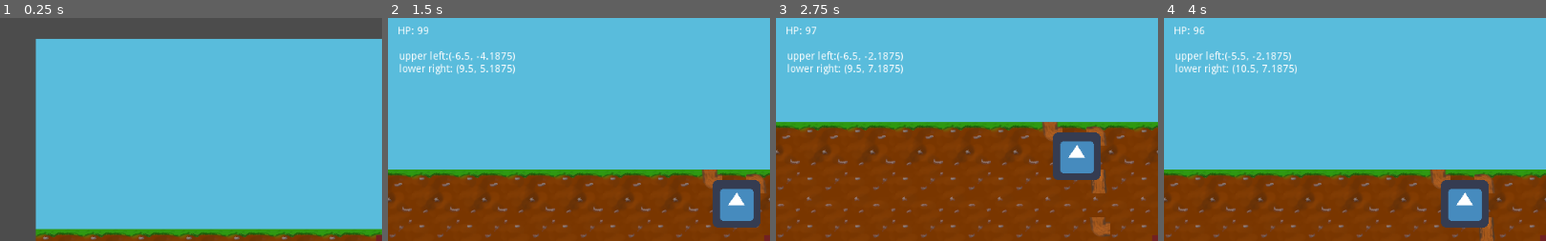
Above: before the commit, frames 1-4 (left to right).
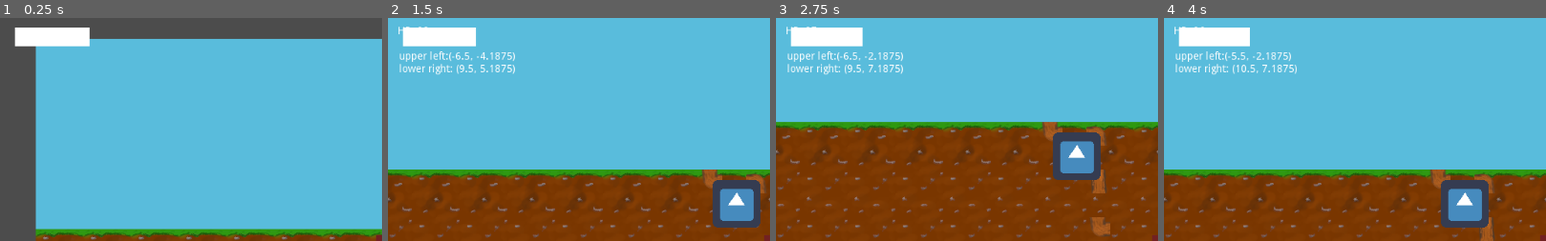
Above: after the commit, the same moments.

Repository: Sushperson/Tree-Simulator-2023
Game: Godot game, scene res://Scenes/World.tscn
Two runs of this game, one before a commit and one after it. Both use one fixed random seed, a clock stepped at 60 frames per second and the inputs below. The engine's default icon, where the game draws it, is replaced by a stand-in: a white triangle on a blue panel in a dark square.
Inputs:
- Up to frame 1 (0.25 s): no input
- Up to frame 2 (1.5 s): tap Enter at 0.5 s; hold D (right) 0.53-1.28 s; tap Space at 1.25 s; hold S (down) from 1.28 s (still down)
- Up to frame 3 (2.75 s): tap Enter at 2 s; release S (down) at 2.03 s; hold D (right) from 2.03 s (still down)
- Up to frame 4 (4 s): release D (right) at 2.78 s; hold W (up) 2.78-3.53 s; hold A (left) from 3.53 s (still down)
The pictures show only the part of the screen within x 0-50%, y 0-50%; the shares and areas given below are measured in that part.

The runs differ from the first frame. In frame 1, 1.7% of the frame differs, in the area x 3-24%, y 4-13%; in frame 2, 1.6%; in frame 3, 1.6%; in frame 4, 1.6%.

Commit message:
Added basic visual HP bar

Diff:
--- a/Tree_sim/Scenes/World.tscn
+++ b/Tree_sim/Scenes/World.tscn
@@ -19,6 +19,7 @@
 [ext_resource path="res://assets/tilemap_sprit/boden2_grass.png" type="Texture" id=17]
 [ext_resource path="res://assets/sky.png" type="Texture" id=18]
 [ext_resource path="res://Scripts/HUD.gd" type="Script" id=19]
+[ext_resource path="res://assets/hp_pixel.png" type="Texture" id=20]
 
 [sub_resource type="TileSet" id=1]
 0/name = "grade_h.png 0"
@@ -253,8 +254,10 @@
 script = ExtResource( 19 )
 
 [node name="Score" type="Label" parent="HUD"]
-margin_right = 40.0
-margin_bottom = 14.0
+margin_left = -5.0
+margin_top = -3.0
+margin_right = 35.0
+margin_bottom = 11.0
 
 [node name="HpBar" type="Label" parent="HUD"]
 margin_left = 13.0
@@ -267,3 +270,8 @@
 margin_top = 45.0
 margin_right = 73.0
 margin_bottom = 75.0
+
+[node name="HpFill" type="Sprite" parent="HUD"]
+position = Vector2( 32.75, 9.25 )
+scale = Vector2( 52.5, 9.5 )
+texture = ExtResource( 20 )
--- a/Tree_sim/Scripts/World.gd
+++ b/Tree_sim/Scripts/World.gd
@@ -4,6 +4,12 @@
 # Declare member variables here. Examples:
 export var tile_size = 64
 export var tick_length = 1.0
+
+
+export var hp_bar_pos_x = 20
+export var hp_bar_pos_y = 25
+export var hp_bar_scale_x = 1
+export var hp_bar_scale_y = 25
 # var b = "text"
 
 
@@ -17,6 +23,10 @@
 	get_node("BG_Grid").generate_tiles(get_visible_rect())
 	get_node("Tick_clock").connect("timeout", self, "tick")
 	get_node("Tick_clock").start(tick_length)
+	get_node("HUD/HpFill").position.x = hp_bar_pos_x + 50
+	get_node("HUD/HpFill").position.y = hp_bar_pos_y
+	get_node("HUD/HpFill").scale.x = hp_bar_scale_x * 100
+	get_node("HUD/HpFill").scale.y = hp_bar_scale_y
 
 
 # Called every frame. 'delta' is the elapsed time since the previous frame.
@@ -35,6 +45,7 @@
 	get_node("HUD/DebugCamSize").set_text("upper left:" + str(get_visible_rect().position) + "\n" + "lower right: " + str(get_visible_rect().end))
 
 	health()
+	visual_hp()
 
 # Set a root-tile to the tile that was just left by the player
 func set_player_tile():
@@ -59,3 +70,16 @@
 		HUD.hp_bar = 100
 	else:
 		HUD.hp_bar -= 1
+
+func visual_hp():
+	var HUD = get_node("HUD")
+	var HpLabel = get_node("HUD/HpBar")
+	var HpFill = get_node("HUD/HpFill")
+	var HpFill_scale = HpFill.get_scale()
+	var HpFill_position = HpFill.get_position()
+
+	HpFill.scale.x = hp_bar_scale_x * HUD.hp_bar
+	HpFill.scale.y = hp_bar_scale_y
+
+	HpFill.position.x = hp_bar_pos_x + (HpFill_scale.x / 2)
+	HpFill.position.y = hp_bar_pos_y
Not shown: 1 places in Tree_sim/Scenes/World.tscn that only renumber resources
Binary file added: Tree_sim/assets/hp_pixel.png
Not shown, added: Tree_sim/assets/hp_pixel.png.import
